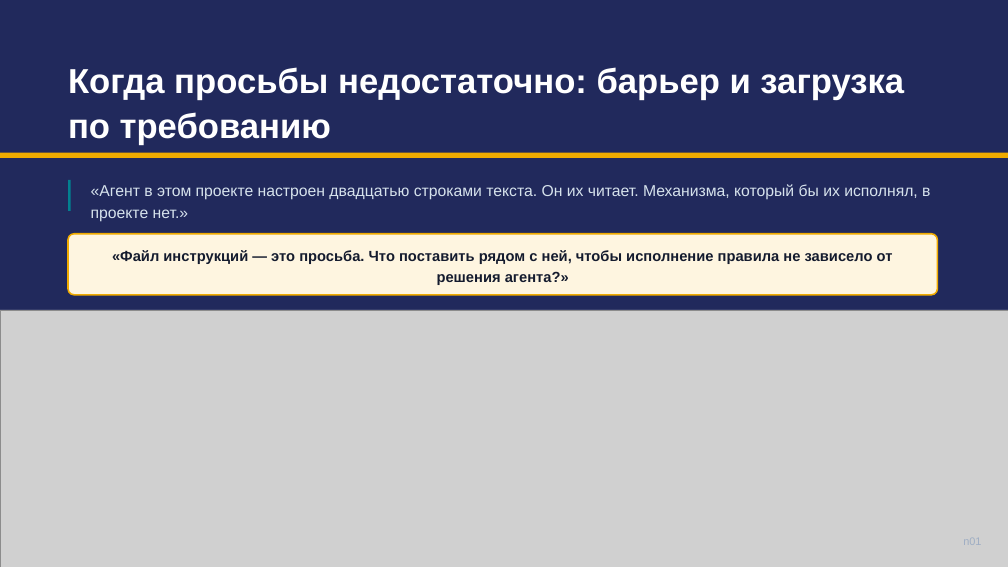
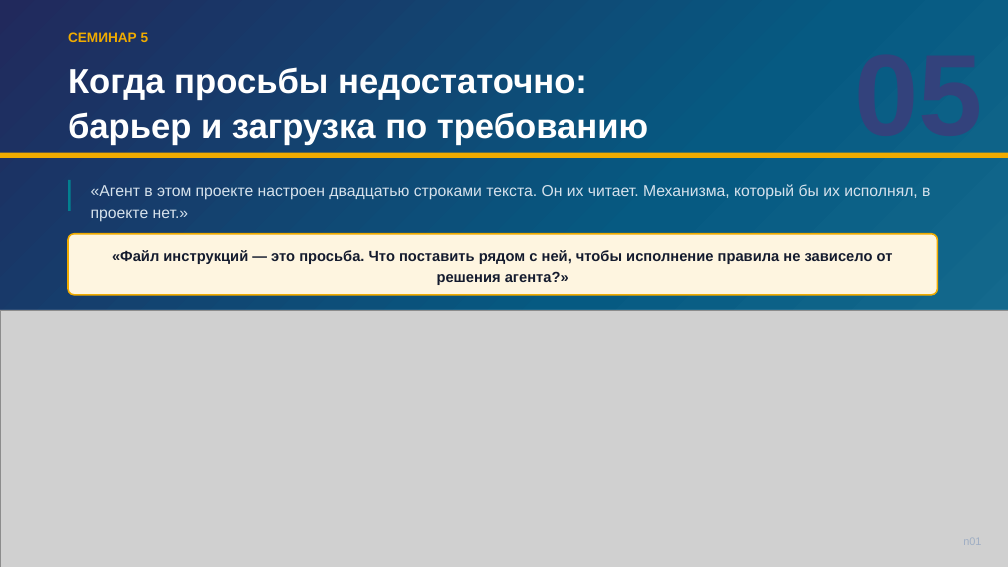
Before and after one commit to tellina-study/AI-usage-lessons, a slide deck: slide 1 of library/seminars/sem-05/rendered/sem-05.pptx. Drawn at 1008x567 pixels with LibreOffice and Linux fonts; fonts in the diff are those of the drawing; grey boxes stand for pictures. Boxes give left, top, right and bottom in pixels: in the first picture for what was removed or moved away, otherwise in the second. Text is boxed around its words. In the diff, an @@ line names an element or a change of style, - is before the commit and + after.

```diff
--- a/library/seminars/sem-05/rendered/sem-05.pptx
+++ b/library/seminars/sem-05/rendered/sem-05.pptx
@@ background #21295C to #FFFFFF @@
@@ rectangle added at (0,0,1008,567), fill gradient #21295C to #065A82 to #1C7293 @@
@@ text "Когда просьбы недостаточно: барьер и ..." rewrapped from (68,67,904,145) to (68,67,648,145) @@
@@ text added at (68,32,149,42), 13 pt, text #F0AB00, bold @@
+СЕМИНАР 5
@@ text added at (854,152,982,156), 110 pt, text #33427C, bold @@
+05
```
Also in this commit, not shown: 3 other slides changed, 1 slide added, 1 slide removed, 14 other files.
